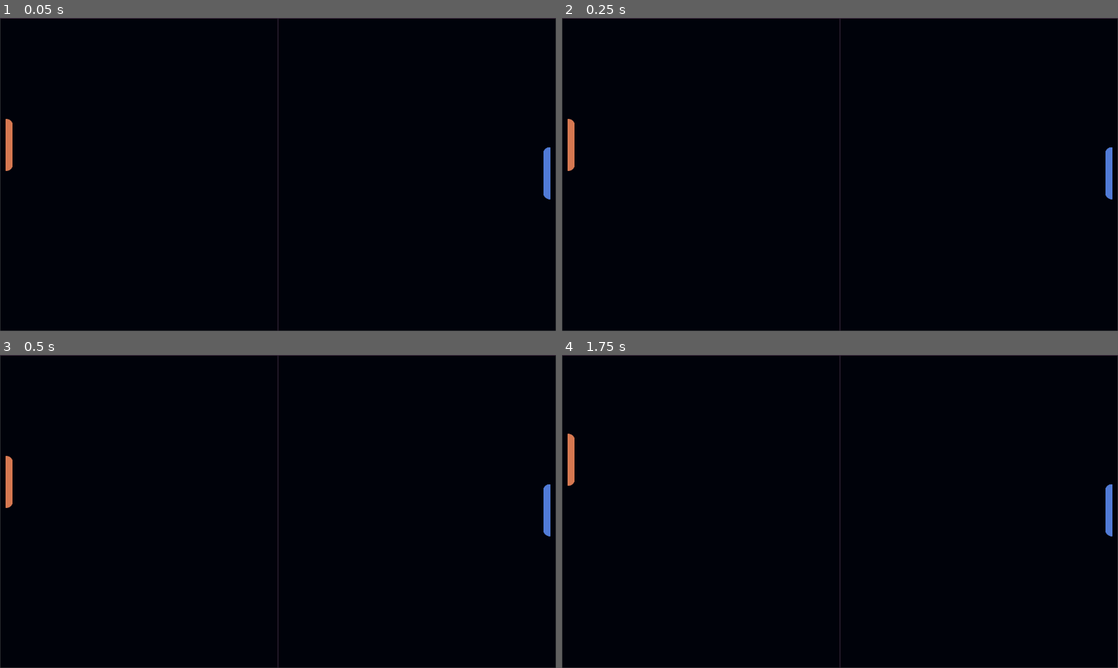
Above: before the commit, frames 1-4 (two rows, left to right).
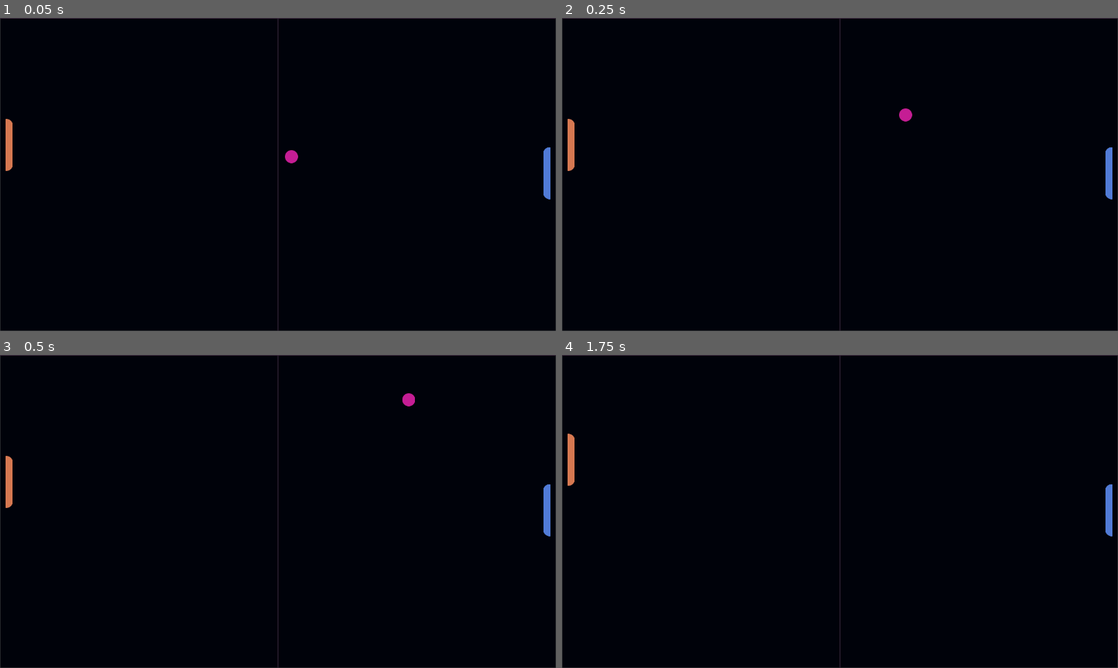
Above: after the commit, the same moments.

Repository: ProjectEXT/PyPong
Game: Godot game, scene res://scenes/Level.tscn
The game is run twice, just before and just after one commit, with the same random seed, the same clock (stepped at 60 frames per second) and the same inputs.
Inputs:
- Up to frame 1 (0.05 s): no input
- Up to frame 2 (0.25 s): no input
- Up to frame 3 (0.5 s): no input
- Up to frame 4 (1.75 s): hold W (up) 0.53-1.28 s; hold S (down) from 1.28 s (still down)

The runs differ from the first frame. In frame 1, less than 0.1% of the frame differs, in the area x 51-54%, y 42-47%; in frame 2, less than 0.1%; in frame 3, less than 0.1%; in frame 4, nothing differs.

Commit message:
Creating the Ball
Basic ball movement randomized when the game starts

Diff:
--- /dev/null
+++ b/scenes/Ball.tscn
@@ -0,0 +1,16 @@
+[gd_scene load_steps=4 format=2]
+
+[ext_resource path="res://assets/Ball.png" type="Texture" id=1]
+[ext_resource path="res://scripts/Ball.gd" type="Script" id=2]
+
+[sub_resource type="CircleShape2D" id=1]
+radius = 16.0
+
+[node name="Ball" type="KinematicBody2D"]
+script = ExtResource( 2 )
+
+[node name="Sprite" type="Sprite" parent="."]
+texture = ExtResource( 1 )
+
+[node name="CollisionShape2D" type="CollisionShape2D" parent="."]
+shape = SubResource( 1 )
--- a/scenes/Level.tscn
+++ b/scenes/Level.tscn
@@ -1,8 +1,9 @@
-[gd_scene load_steps=5 format=2]
+[gd_scene load_steps=6 format=2]
 
 [ext_resource path="res://scenes/Player.tscn" type="PackedScene" id=1]
 [ext_resource path="res://assets/Board.png" type="Texture" id=2]
 [ext_resource path="res://scenes/Computer.tscn" type="PackedScene" id=3]
+[ext_resource path="res://scenes/Ball.tscn" type="PackedScene" id=4]
 
 [sub_resource type="RectangleShape2D" id=1]
 extents = Vector2( 644, 10 )
@@ -19,13 +20,18 @@
 [node name="Computer" parent="." instance=ExtResource( 3 )]
 position = Vector2( 1259, 357 )
 
+[node name="Ball" parent="." instance=ExtResource( 4 )]
+position = Vector2( 641, 343 )
+
 [node name="WallTop" type="StaticBody2D" parent="."]
+visible = false
 
 [node name="CollisionShape2D" type="CollisionShape2D" parent="WallTop"]
 position = Vector2( 640, -9 )
 shape = SubResource( 1 )
 
 [node name="WallBottom" type="StaticBody2D" parent="."]
+visible = false
 
 [node name="CollisionShape2D" type="CollisionShape2D" parent="WallBottom"]
 position = Vector2( 640, 729 )
--- /dev/null
+++ b/scripts/Ball.gd
@@ -0,0 +1,13 @@
+extends KinematicBody2D
+
+
+var speed = 600
+var velocity = Vector2.ZERO
+
+func _ready():
+	randomize()
+	velocity.x = [-1,1] [randi() % 2]
+	velocity.y = [-0.8,0.8] [randi() % 2]
+
+func _physics_process(delta):
+	move_and_slide(velocity * speed)
